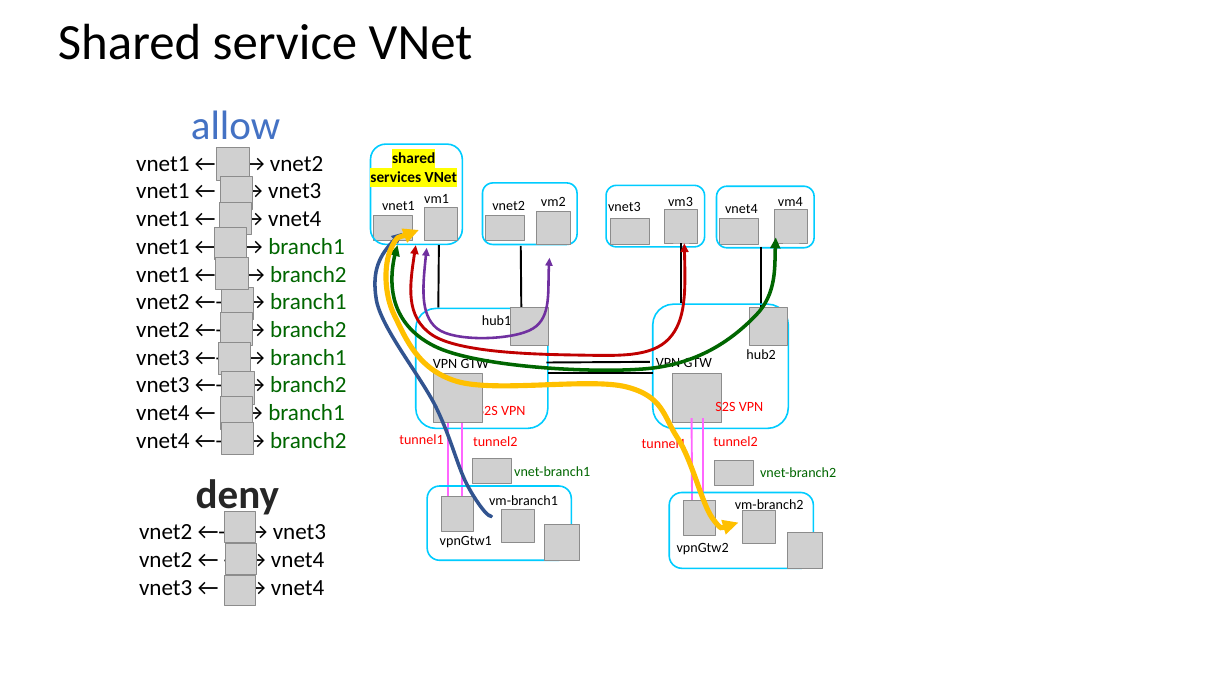
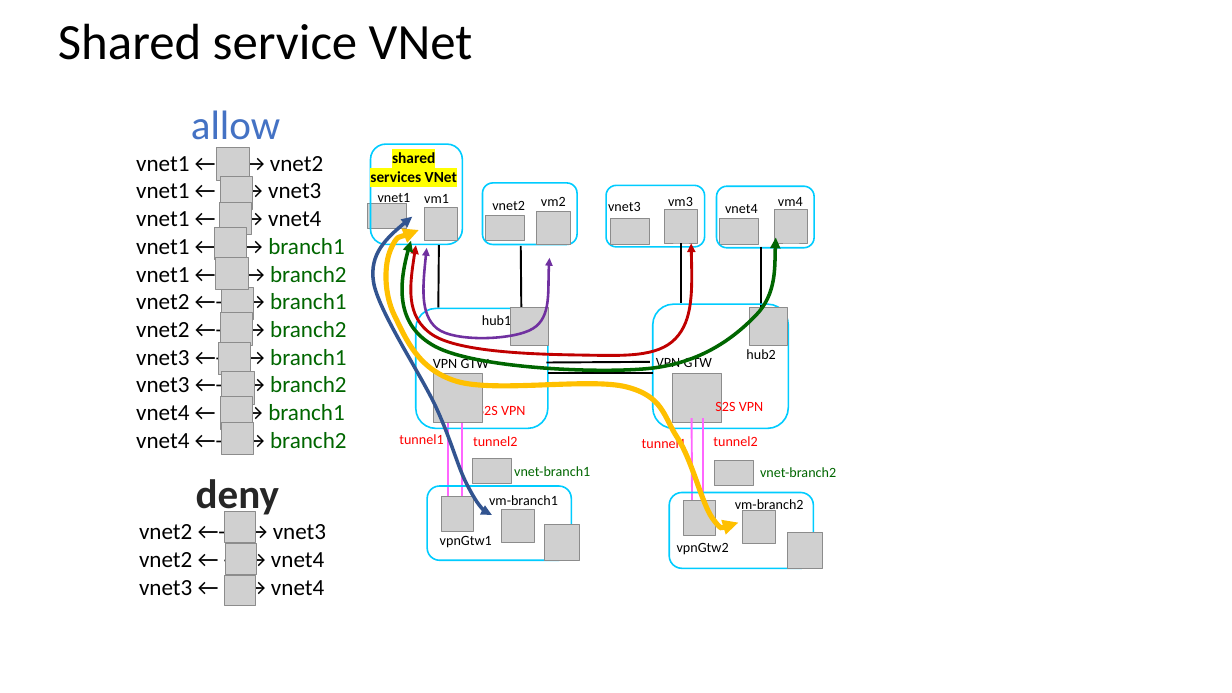
Before and after one commit to fabferri/az-pattern, a slide deck: slide 2 of vwan/02-vwan-route-to-shared-services-vnet/media/network-diagram.pptx. Drawn at 1232x693 pixels with LibreOffice and Linux fonts; fonts in the diff are those of the drawing; grey boxes stand for pictures. Boxes give left, top, right and bottom in pixels: in the first picture for what was removed or moved away, otherwise in the second. Text is boxed around its words. In the diff, an @@ line names an element or a change of style, - is before the commit and + after.

```diff
--- a/vwan/02-vwan-route-to-shared-services-vnet/media/network-diagram.pptx
+++ b/vwan/02-vwan-route-to-shared-services-vnet/media/network-diagram.pptx
@@ text "vnet1" rewrapped from [382, 201, 415, 210] to [378, 193, 411, 206] @@
@@ picture: place and size @@
-picture at [373, 215, 412, 240]
+picture at [368, 204, 407, 229]
@@ freeform shape: place and size @@
-freeform shape at [375, 233, 492, 517]
+freeform shape at [373, 217, 493, 517]
@@ freeform shape: place and size @@
-freeform shape at [393, 238, 776, 370]
+freeform shape at [403, 238, 776, 371]
@@ freeform shape: place and size @@
-freeform shape at [411, 244, 685, 356]
+freeform shape at [411, 244, 691, 356]
```
Also in this commit, not shown: 2 other slides changed, 1 other file.
